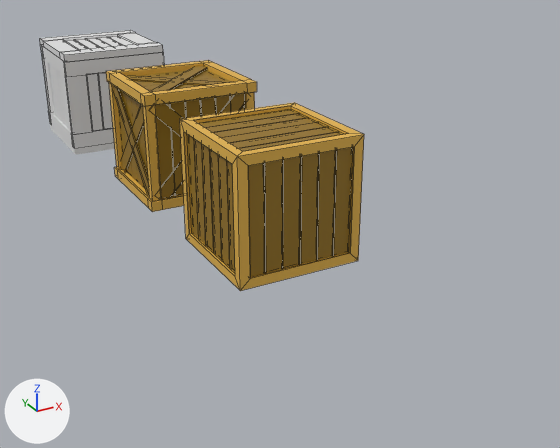
Before and after pictures for a commit that changed the Blender file Blender Models/Wooden Crate/Wooden Crate.blend.
Both versions are drawn from a 50 mm camera at (0.22, -14.02, 4.53) aimed at (6.63, -2.37, -1.3). The lights are fixed; the arrows at lower left show +X, +Y and +Z. Mesh edges are drawn as thin lines on the coarser meshes.
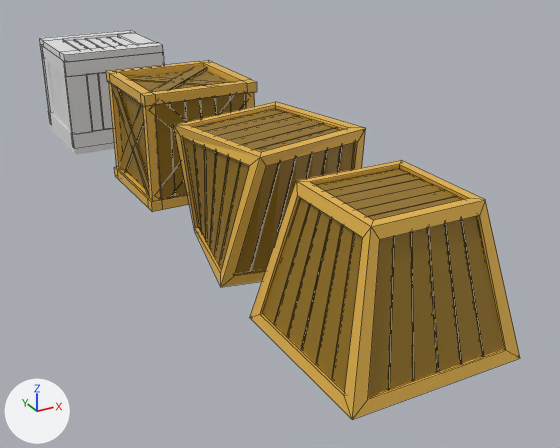
Edits to the scene script, one JSON object a line:
```json
{"block": "me_cube_021", "where": "# used by ob_cube_009; location = (5.7, -3.69, 0.0); scale = (1.06, 1.06, 1.06)"}
{"op": "remove", "block": "me_cube_021", "code": "me_cube_021.from_pydata(...)  # 80 vertices, 78 faces; spans x -1.0..1.0, y -1.0..1.0, z -1.0..1.0"}
{"op": "add", "block": "me_cube_021", "code": "me_cube_021.from_pydata(...)  # 56 vertices, 48 faces; spans x -1.0..1.0, y -1.0..1.0, z -1.0..1.0"}
{"block": "me_cube_021", "change": "me_cube_021 part 1"}
{"block": "me_cube_021", "change": "24 vertices are removed from x -1.0..1.0, y -1.0..1.0, z -1.0..1.0"}
{"block": "me_cube_021", "change": "54 faces are deleted"}
{"block": "me_cube_021", "change": "24 new faces join them"}
{"op": "add", "block": "me_cube_016", "code": ["me_cube_016 = bpy.data.meshes.new('Cube.016')", "me_cube_016.from_pydata(...)  # 56 vertices, 48 faces; spans x -1.0..1.0, y -1.0..1.0, z -1.0..1.0", "me_cube_016.materials.append(mat_material_001)  # orange #e7b64a"]}
{"op": "add", "block": "ob_cube_008", "code": "_m = ob_cube_008.modifiers.new('SimpleDeform', 'SIMPLE_DEFORM')"}
{"op": "add", "block": "ob_cube_008", "code": "_m.deform_axis = 'Z'"}
{"op": "add", "block": "ob_cube_008", "code": "_m.factor = 0.436"}
{"op": "add", "block": "ob_cube_008", "code": "_m.angle = 0.436"}
{"op": "add", "block": "ob_cube_009", "code": "_m = ob_cube_009.modifiers.new('SimpleDeform', 'SIMPLE_DEFORM')"}
{"op": "add", "block": "ob_cube_009", "code": "_m.deform_axis = 'Z'"}
{"op": "add", "block": "ob_cube_009", "code": "_m.factor = 0.436"}
{"op": "add", "block": "ob_cube_009", "code": "_m.angle = 0.436"}
{"op": "add", "block": "ob_cube_019", "code": ["ob_cube_019 = bpy.data.objects.new('Cube.019', me_cube_016)", "ob_cube_019.location = (5.7, -6.81, 0.0)", "ob_cube_019.scale = (1.06, 1.06, 1.06)", "_m = ob_cube_019.modifiers.new('SimpleDeform', 'SIMPLE_DEFORM')", "_m.deform_method = 'TAPER'", "_m.deform_axis = 'Z'", "_m.factor = -0.436", "_m.angle = -0.436"]}
{"op": "add", "block": "ob_cube_018", "code": ["ob_cube_018 = bpy.data.objects.new('Cube.018', me_cube_001.copy())  # the mesh of ob_cube_008", "ob_cube_018.location = (5.7, -6.81, 0.0)", "_m = ob_cube_018.modifiers.new('SimpleDeform', 'SIMPLE_DEFORM')", "_m.deform_method = 'TAPER'", "_m.deform_axis = 'Z'", "_m.factor = -0.436", "_m.angle = -0.436"]}
```

Pixel boxes [x1, y1, x2, y2] of what changed, in the pictures (560 x 448 px):
```json
{"object": "Cube.018", "change": "added", "after": [263, 168, 503, 397]}
{"object": "Cube.008", "change": "modifiers changed", "before": [187, 109, 353, 277], "after": [183, 108, 355, 274]}
{"object": "Cube.019", "change": "added", "after": [250, 160, 520, 420], "on screen": "orange"}
{"object": "Cube.009", "change": "reshaped, modifiers changed", "before": [180, 103, 364, 291], "after": [174, 102, 366, 287]}
{"part": 1, "of": "me_cube_021", "change": "cut back", "before": [184, 106, 354, 279], "after": [180, 105, 357, 276]}
```
